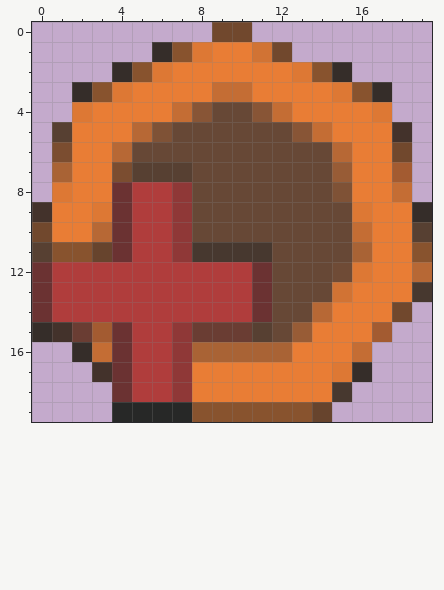
Two states of a pixel-art sprite, images/topic/veryhot_post.gif. Above, as it was before the edit.
The file is 20x20 pixels. Colours within 5 levels of each other are drawn and written as one.
Now the later version:
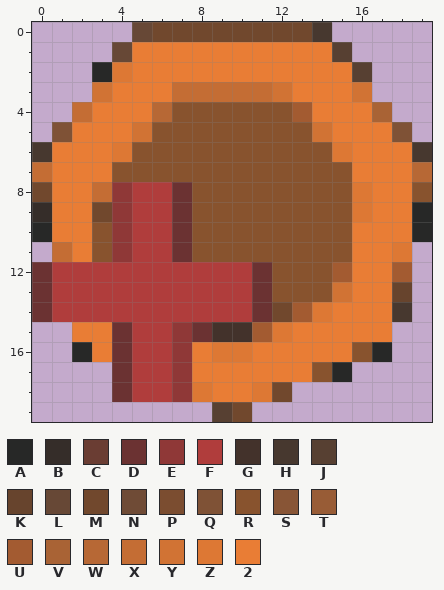
Palette (. is transparent): A #272827  B #352d29  C #6a3d33  D #6b3232  E #8f3837  F #b03d3c  G #43322b  H #47382f  J #574032  K #67442d  L #674836  M #71482d  N #6f4b36  P #7b4d30  Q #7f5236  R #88532e  S #885536  T #985c36  U #a35b31  V #a96335  W #b76835  X #c46d34  Y #d17334  Z #dd7834  2 #e97d35
The edit:
@@ x 0..19 @@
- 0 .........MM.........
- 1 ......BRZ22YM.......
- 2 ....BRZ222222ZRB....
- 3 ..BRZ2222XX2222ZRB..
- 4 ..Z2222XSLLSX2222Z..
- 5 .J222WQLLLLLLSX222G.
- 6 .P22WLLLLLLLLLLW22M.
- 7 .V22PJJJLLLLLLLT22U.
- 8 .Z22DFFELLLLLLLQ22X.
- 9 G22ZDFFELLLLLLLLZ22B
-10 M22WDFFELLLLLLLLX22J
-11 JRRKDFFEHHHHLLLLV22R
-12 DFFFFFFFFFFDLLLNZ22W
-13 DFFFFFFFFFFDLLLY222H
-14 DFFFFFFFFFFDLLW222M.
-15 BGCUDFFECCCJLT222U..
-16 ..BXDFFEVVVVV222X...
-17 ...GDFFE2222222ZB...
-18 ....DFFE2222222H....
-19 ....AAAARRRRRRK.....
+ 0 .....LMMMMMMMMH.....
+ 1 ....L2222222222J....
+ 2 ...AZ22222222222J...
+ 3 ...Y222XXXXXY222Y...
+ 4 ..X222WRRRRRRU222V..
+ 5 .Q222YRRRRRRRRY222Q.
+ 6 H222ZRRRRRRRRRRZ222H
+ 7 X222RRRRRRRRRRRR222W
+ 8 M22XEFFDRRRRRRRRZ22R
+ 9 B22MEFFDRRRRRRRRZ22A
+10 A22REFFDRRRRRRRR222A
+11 .X2REFFDRRRRRRRR22Z.
+12 DFFFFFFFFFFDRRRU22U.
+13 DFFFFFFFFFFDRRRY22K.
+14 DFFFFFFFFFFDMUZ222H.
+15 ..22DFFEDGGUZ22222..
+16 ..A2DFFE2ZZ22222RA..
+17 ....DFFE222222RA....
+18 ....DFFEZ22ZM.......
+19 .........JM.........
Boxes around the changes in both pictures, in picture pixels (x1, y1, x2, y2):
changed: (32, 22, 432, 422)
